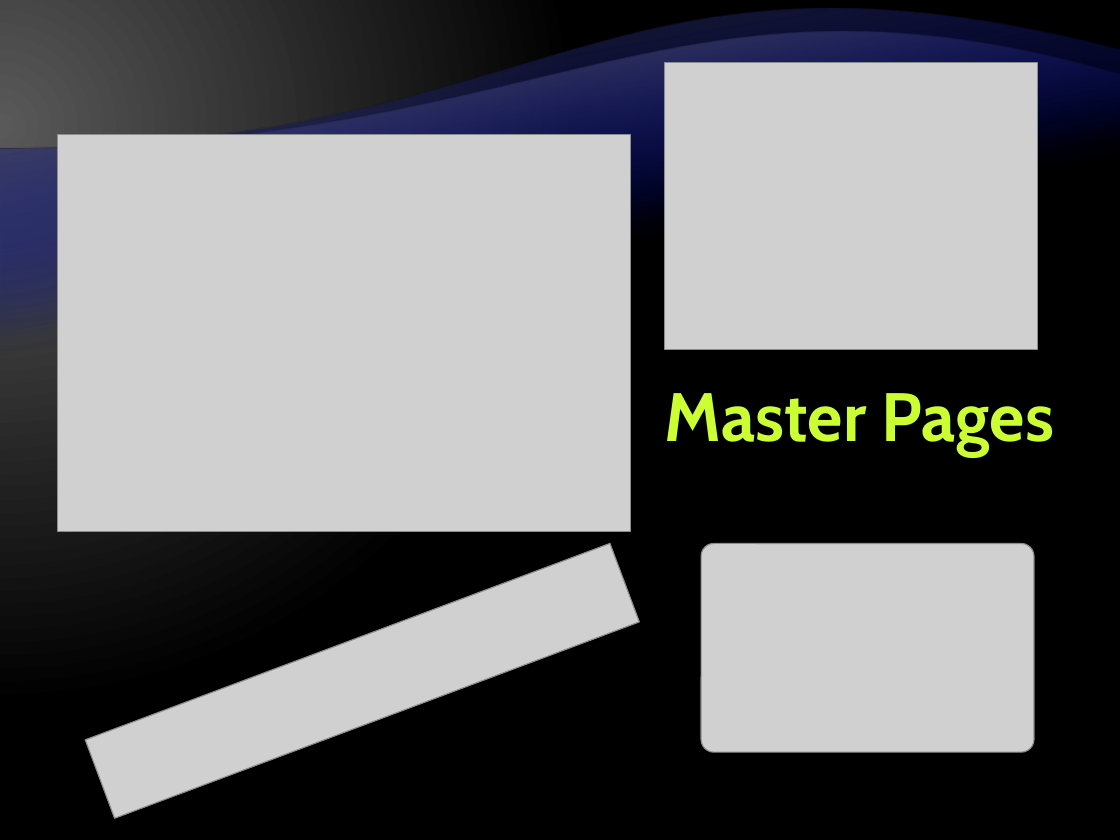
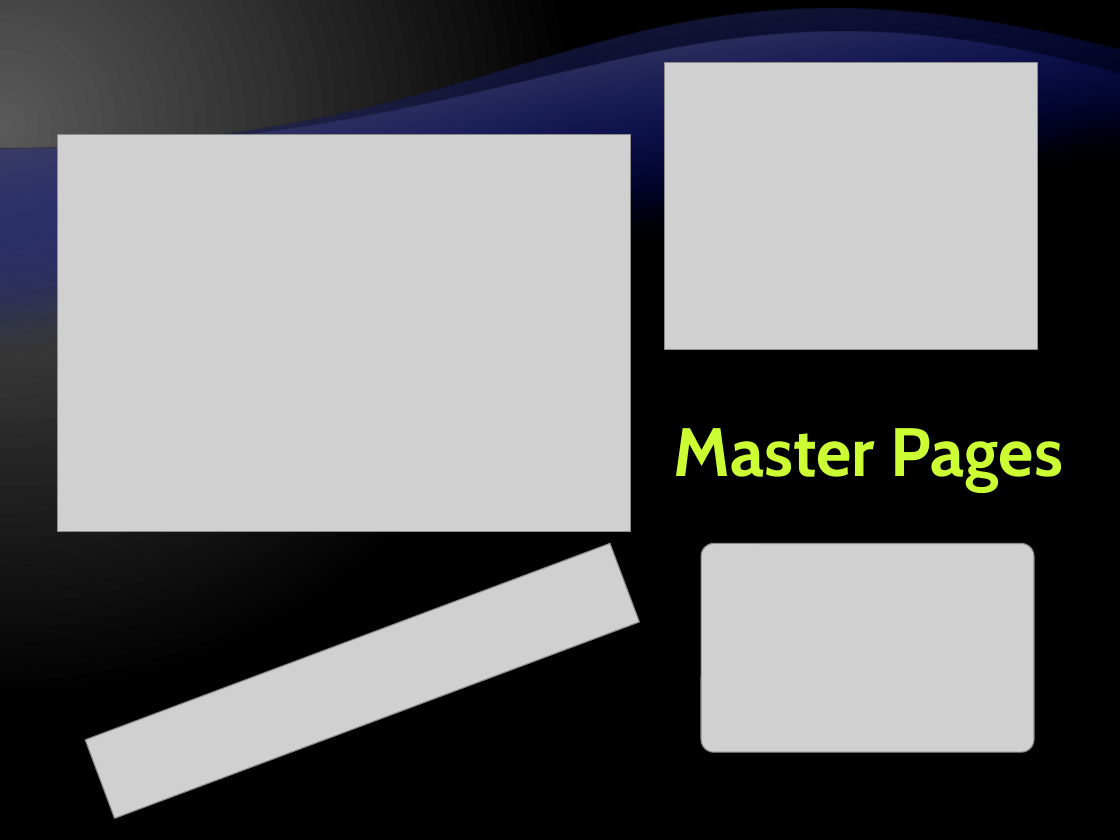
Before and after one commit to Graveheart/aspnetcourse, a slide deck: slide 3 of 2010/lectures/11. User-Controls-and-Master-Pages.pptx. Drawn at 1120x840 pixels with LibreOffice and Linux fonts; fonts in the diff are those of the drawing; grey boxes stand for pictures; background and template pictures are left out. Boxes give left, top, right and bottom in pixels: in the first picture for what was removed or moved away, otherwise in the second. Text is boxed around its words. In the diff, an @@ line names an element or a change of style, - is before the commit and + after.

```diff
--- a/2010/lectures/11. User-Controls-and-Master-Pages.pptx
+++ b/2010/lectures/11. User-Controls-and-Master-Pages.pptx
@@ title "Master Pages": place and size @@
-title "Master Pages" at box(665, 393, 1054, 457)
+title "Master Pages" at box(674, 428, 1063, 492)
```
Also in this commit, not shown: 4 other slides changed, 1 other file.
